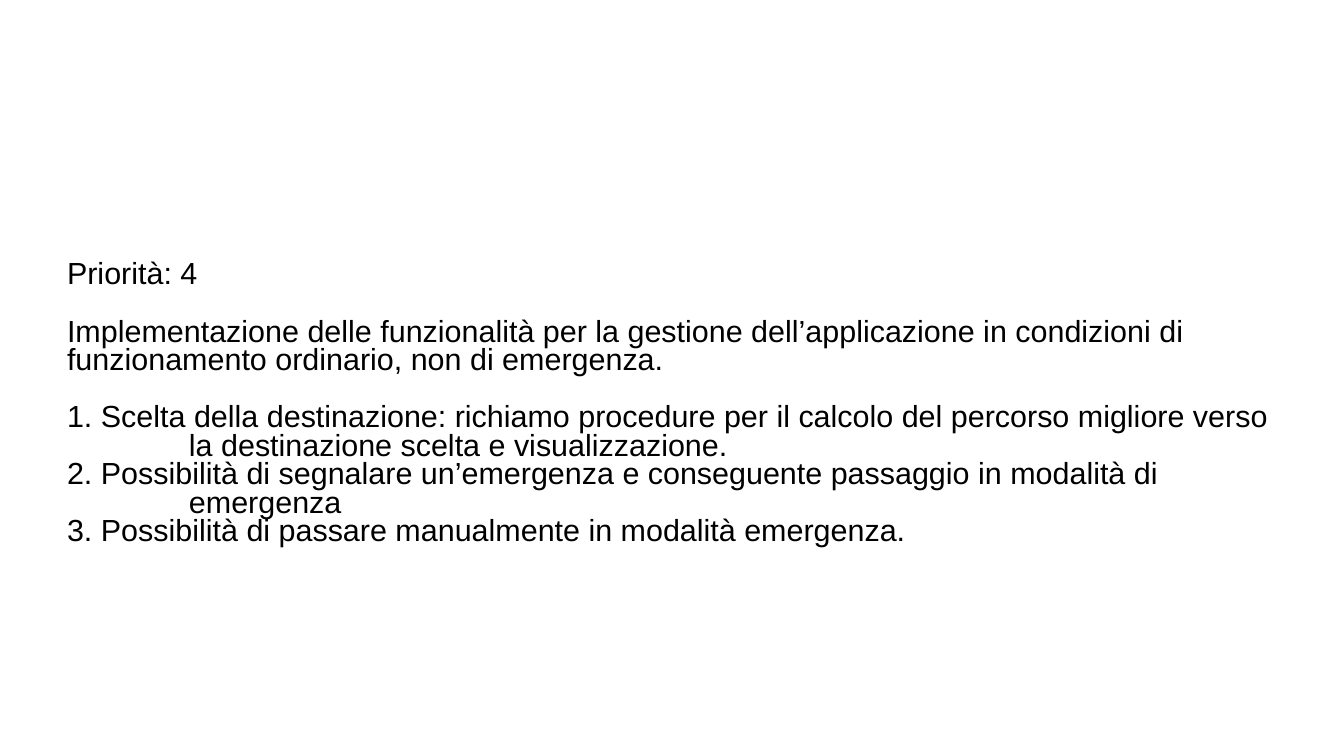
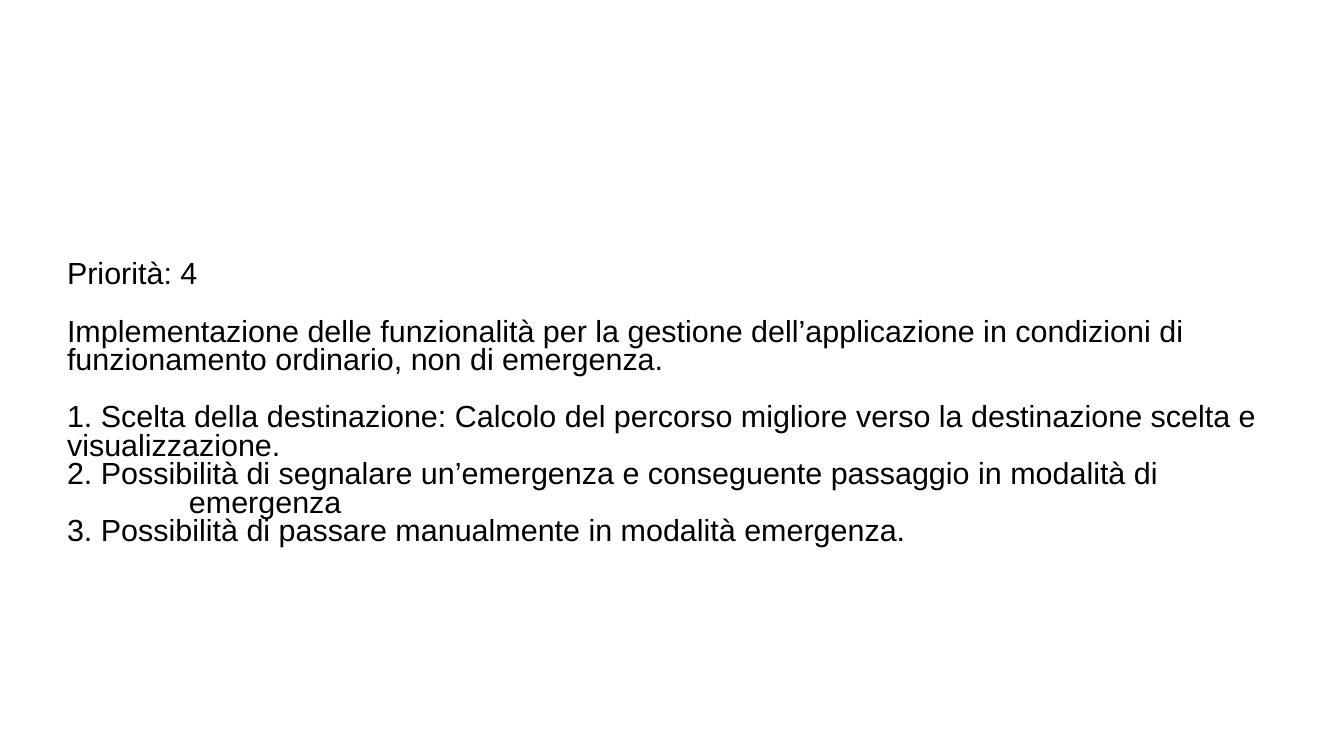
Before and after one commit to ecorradini/ProgettoIDS, a slide deck: slide 5 of AnalisiRequisiti/User Stories/UserStories.ppt. Drawn at 1344x756 pixels with LibreOffice and Linux fonts; fonts in the diff are those of the drawing; background and template pictures are left out. Boxes give left, top, right and bottom in pixels: in the first picture for what was removed or moved away, otherwise in the second. Text is boxed around its words. In the diff, an @@ line names an element or a change of style, - is before the commit and + after.

```diff
--- a/AnalisiRequisiti/User Stories/UserStories.ppt
+++ b/AnalisiRequisiti/User Stories/UserStories.ppt
@@ subtitle at [67, 405, 1256, 457]: text changed @@
-1. Scelta della destinazione: richiamo procedure per il calcolo del percorso migliore verso la destinazione scelta e visualizzazione.
+1. Scelta della destinazione: Calcolo del percorso migliore verso la destinazione scelta e visualizzazione.
```
Also in this commit, not shown: 2 other slides changed, 3 other files.
